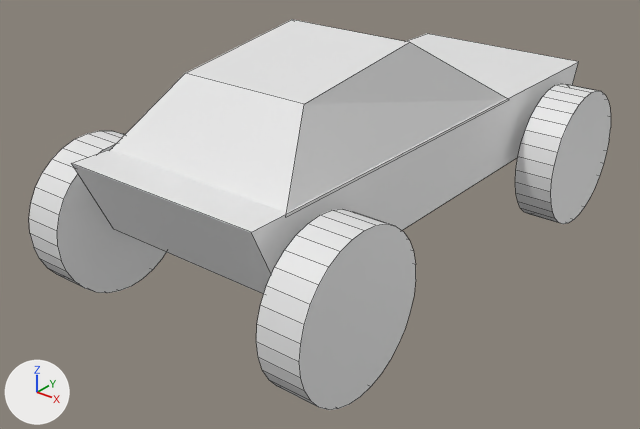
Before and after pictures for a commit that changed the Blender file BlenderSrc/ToyCar1.blend.
Rendered twice from a 50 mm lens placed at (2.26, -3.22, 1.62), pointed at (0.52, -1.05, 0.28). The lights are fixed; the arrows at lower left show +X, +Y and +Z. Mesh edges are drawn as thin lines.

Objects in the first picture: 'CarBody', 'WheelBL', 'WheelBR', 'WheelFR'.
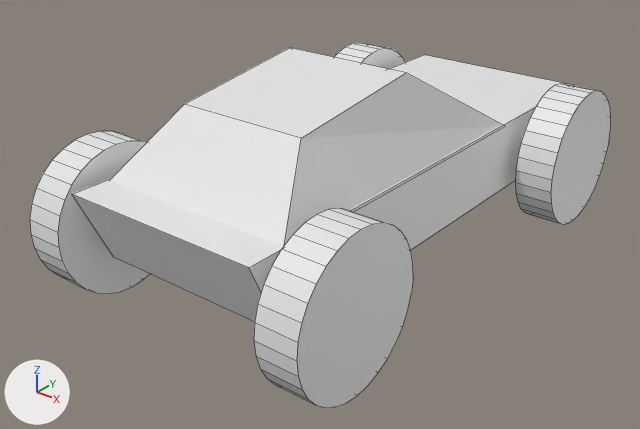
Where the newer file only moved an object's origin or applied its transform, the numbers keep the older frame.

What differs and where, as boxes [x1, y1, x2, y2] in the pictures (640 x 429 px):
```json
{"object": "CarBody", "change": "moved", "before": [71, 19, 579, 294], "after": [72, 48, 574, 322]}
{"object": "WheelBR", "change": "mesh turned", "before": [256, 209, 416, 410], "after": [254, 208, 413, 408]}
{"object": "WheelFL", "change": "unchanged, uncovered by the edit", "after": [335, 42, 405, 69]}
```

Scene script edits in JSON lines:
```json
{"block": "me_cylinder_002", "where": "me_cylinder_002.from_pydata(...)  # 64 vertices, 34 faces; spans x 0.966..1.107, y -1.859..-1.347, z 0.107..0.619"}
{"block": "me_cylinder_002", "where": "# used by ob_wheelbr; location = (0.0, 0.0, 0.0)"}
{"block": "me_cylinder_002", "change": "me_cylinder_002 part 1: the whole mesh is turned -180 degrees about the y axis through its middle, then moved by (-0.011, 0.004, -0.002)"}
{"op": "set", "path": "ob_carbody.location", "old": "(0.507, -0.907, 0.094)", "new": "(0.506, -0.919, 0.0)"}
```
